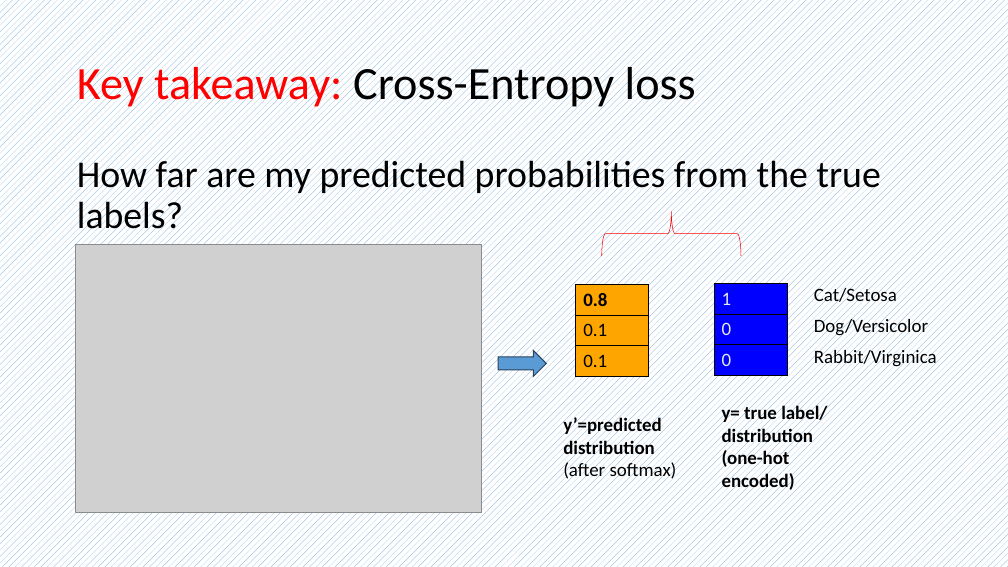
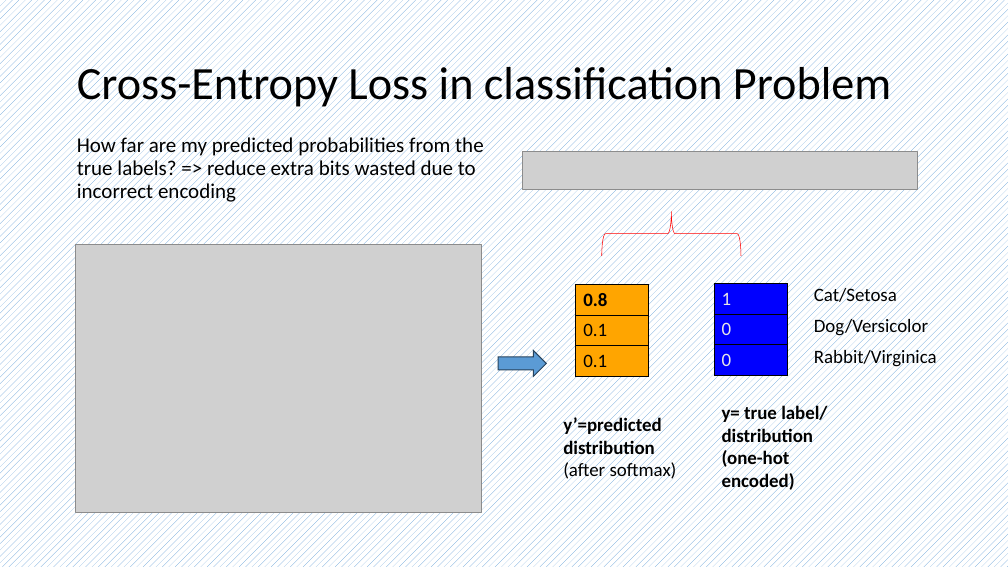
Before and after one commit to frankwxu/AI4DigitalForensics, a slide deck: slide 31 of CYFI445/lectures/08_multiclass_classification_n_to_n_2hidden/0_ML_concepts_multiclass.pptx (slide 27 before the commit). Drawn at 1008x567 pixels with LibreOffice and Linux fonts; fonts in the diff are those of the drawing; grey boxes stand for pictures; background and template pictures are left out. Boxes give left, top, right and bottom in pixels: in the first picture for what was removed or moved away, otherwise in the second. Text is boxed around its words. In the diff, an @@ line names an element or a change of style, - is before the commit and + after.

```diff
--- a/CYFI445/lectures/08_multiclass_classification_n_to_n_2hidden/0_ML_concepts_multiclass.pptx
+++ b/CYFI445/lectures/08_multiclass_classification_n_to_n_2hidden/0_ML_concepts_multiclass.pptx
@@ title at bbox=[77, 61, 891, 111]: text changed @@
-Key takeaway: Cross-Entropy loss
+Cross-Entropy Loss in classification Problem
@@ text at bbox=[77, 135, 484, 204]: text changed; size 36 to 20 pt @@
-How far are my predicted probabilities from the true labels?
+How far are my predicted probabilities from the true labels? => reduce extra bits wasted due to incorrect encoding
@@ picture added at bbox=[523, 151, 917, 189] @@
```
Also in this commit, not shown: 1 other slide changed, 4 slides added.
